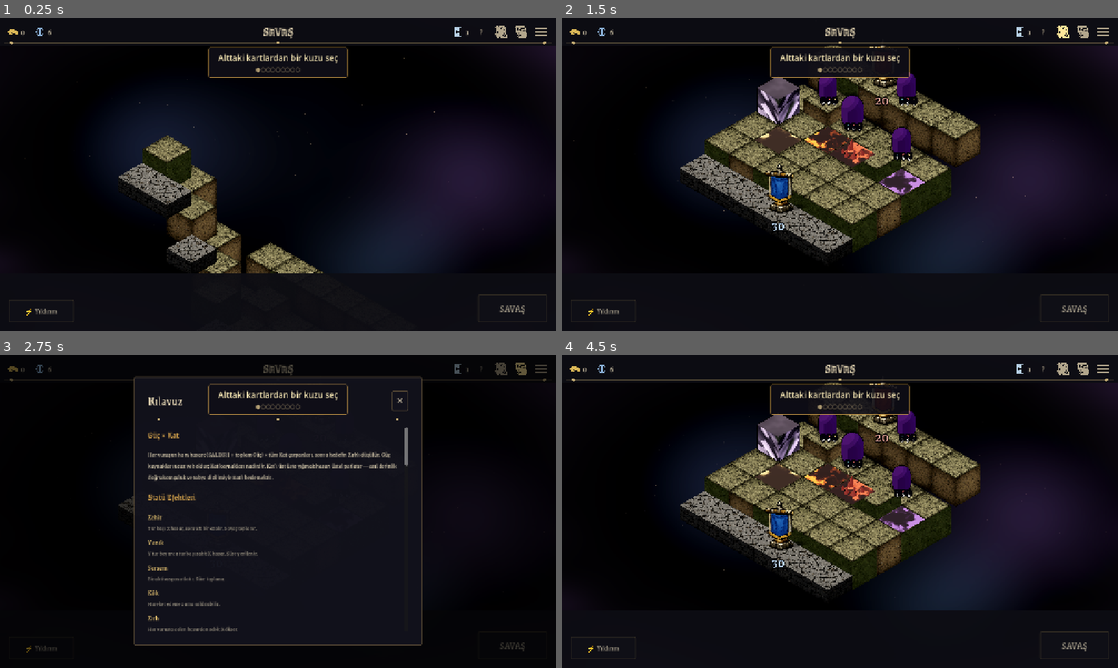
Above: before the commit, frames 1-4 (two rows, left to right).
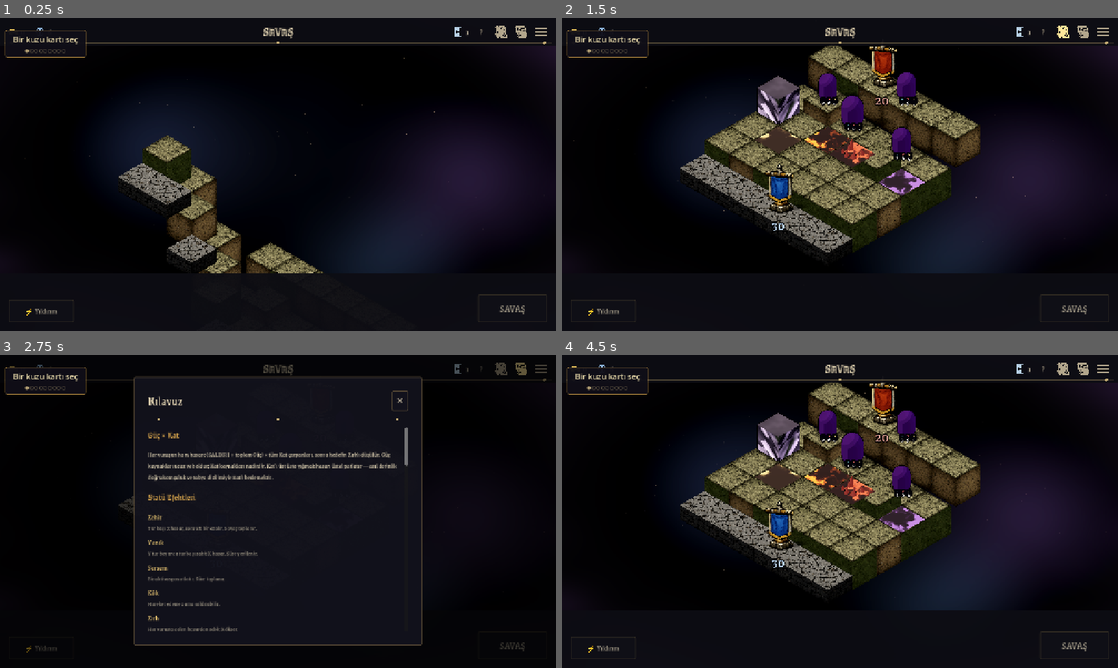
Above: after the commit, the same moments.

Repository: onryzici/isotile
Game: Godot game, scene res://scenes/battle_screen.tscn
Same seed, same stepped clock (60 frames per second), same inputs: the game is played once before the commit and once after it. This scene is started directly instead of the project's main scene.
Inputs (mouse positions are in pixels of both pictures, inside the frame that each line leads up to):
- Up to frame 1 (0.25 s): no input
- Up to frame 2 (1.5 s): click "?" at 0.5 s; click (1062, 30) at 1.25 s
- Up to frame 3 (2.75 s): click (522, 367) at 2 s
- Up to frame 4 (4.5 s): click "✕" at 2.75 s; click "?" at 3.5 s; click "✕" at 4.25 s

The runs differ from the first frame. In frame 1, 1.0% of the frame differs, in the area x 0-63%, y 4-20%; in frame 2, 1.8%; in frame 3, 0.9%; in frame 4, 1.8%.

Commit message:
Tutorial koçu: ok yerine SPOTLIGHT — ilgili bölge açık, gerisi karartılır
- tutorial_spotlight.gdshader: yumuşak kenarlı yuvarlatılmış delikli karartma
  (SDF round-rect + feather). Delik her kare mevcut adımın bölgesine oturur.
- Yazı balonu artık tepede değil, İLGİLİ BÖLGENİN hemen altında/üstünde
  (sığmazsa taraf değiştirir, ekran içinde kıskaçlanır). Ok/işaret kaldırıldı.
- Bölge sağlayıcıları rect döner: card_bar_rect (kart barının birleşimi),
  commander_rect, banner_screen_rect (taban+tepe unproject), yeni
  deploy_zone_screen_rect (oyuncu satırlarının ekran izdüşümü).
- "İzle" adımında karartma tamamen kapanır, yazı alt-ortaya iner.
- Movie-maker kare kaydıyla görsel doğrulandı (kart barı aydınlık, balon
  kartların üstünde).

Co-Authored-By: Claude Fable 5 <noreply@anthropic.com>

Diff:
--- /dev/null
+++ b/shaders/tutorial_spotlight.gdshader
@@ -0,0 +1,26 @@
+// Tutorial spotlight (gelistirme §3): ekran yarı saydam siyahla kapanır,
+// yalnız İLGİLİ bölge (yumuşak kenarlı yuvarlatılmış delik) açık kalır.
+// hole = (x, y, w, h) mantıksal ekran pikseli. w<=0 → delik yok (düz karartma;
+// koç istemiyorsa dim'i 0'a çeker).
+shader_type canvas_item;
+
+uniform vec4 hole = vec4(0.0, 0.0, 0.0, 0.0);
+uniform vec2 screen_size = vec2(1920.0, 1080.0);
+uniform float dim : hint_range(0.0, 1.0) = 0.55;
+uniform float feather = 34.0;
+uniform float rounding = 16.0;
+
+float sd_round_rect(vec2 p, vec2 c, vec2 half_sz, float r) {
+	vec2 d = abs(p - c) - half_sz + vec2(r);
+	return length(max(d, vec2(0.0))) + min(max(d.x, d.y), 0.0) - r;
+}
+
+void fragment() {
+	vec2 px = SCREEN_UV * screen_size;
+	float a = dim;
+	if (hole.z > 0.5) {
+		float d = sd_round_rect(px, hole.xy + hole.zw * 0.5, hole.zw * 0.5, rounding);
+		a = dim * smoothstep(0.0, feather, d);
+	}
+	COLOR = vec4(0.0, 0.0, 0.0, a);
+}
--- a/src/presentation/battle_screen.gd
+++ b/src/presentation/battle_screen.gd
@@ -889,12 +889,32 @@
 	_targeting = false
 	_refresh_overlays()
 
-## Düşman sancağının/boss'un ekran noktası (tutorial oku buraya işaret eder)
-func banner_screen_pos() -> Vector2:
+## Düşman sancağının/boss'un ekran bölgesi (tutorial spotlight'ı burayı açık bırakır)
+func banner_screen_rect() -> Rect2:
 	if _enemy_flag_view == null or not is_instance_valid(_enemy_flag_view):
-		return Vector2.ZERO
-	return camera_rig.camera.unproject_position(
-		_enemy_flag_view.position + Vector3(0, 1.0, 0))
+		return Rect2()
+	var cam := camera_rig.camera
+	var base := cam.unproject_position(_enemy_flag_view.position)
+	var tepe := cam.unproject_position(_enemy_flag_view.position + Vector3(0, 1.7, 0))
+	var r := Rect2(tepe, Vector2.ZERO).expand(base)
+	return r.grow_individual(85.0, 20.0, 85.0, 55.0)
+
+## Oyuncu dizilim bölgesinin (satır 1-2) ekran dikdörtgeni (tutorial spotlight)
+func deploy_zone_screen_rect() -> Rect2:
+	var cam := camera_rig.camera
+	var r := Rect2()
+	var first := true
+	for row in BoardDefs.PLAYER_ROWS:
+		for col in BoardDefs.COLS:
+			var coord := Vector2i(col, row)
+			var w := board.coord_to_world(coord)
+			var p := cam.unproject_position(Vector3(w.x, board.tile_top_y(coord), w.z))
+			if first:
+				r = Rect2(p, Vector2.ZERO)
+				first = false
+			else:
+				r = r.expand(p)
+	return r.grow(70.0)
 
 ## Tıklanan tile'daki düşmana yıldırım hasarı uygula
 func _commander_target(coord: Vector2i) -> void:
--- a/src/presentation/deployment_ui.gd
+++ b/src/presentation/deployment_ui.gd
@@ -30,17 +30,25 @@
 
 static var _howto_shown := false   # "Nasıl Oynanır" oturumda bir kez otomatik açılır
 
-## Tutorial ok çipaları (§3.3): koç bu noktalara işaret eder
-func card_bar_center() -> Vector2:
+## Tutorial spotlight bölgeleri (§3.3): koç bu dikdörtgenleri aydınlık bırakır
+func card_bar_rect() -> Rect2:
+	var r := Rect2()
+	var first := true
 	for c in _cards:
-		if is_instance_valid(c) and not c._deployed:
-			return c.get_global_rect().get_center()
-	return _cards[0].get_global_rect().get_center() if not _cards.is_empty() else Vector2.ZERO
-
-func commander_center() -> Vector2:
+		if not is_instance_valid(c):
+			continue
+		var g := c.get_global_rect()
+		if first:
+			r = g
+			first = false
+		else:
+			r = r.merge(g)
+	return r.grow(12.0)
+
+func commander_rect() -> Rect2:
 	if _cmd_button and is_instance_valid(_cmd_button):
-		return _cmd_button.get_global_rect().get_center()
-	return Vector2.ZERO
+		return _cmd_button.get_global_rect().grow(10.0)
+	return Rect2()
 var _root: Control
 var _cards: Array[UnitCard] = []
 var _mevzi_label: Label      # üst bar Mevzi değeri
--- a/src/presentation/tutorial_coach.gd
+++ b/src/presentation/tutorial_coach.gd
@@ -1,58 +1,60 @@
 class_name TutorialCoach
 extends Control
-## TUTORIAL SAVAŞI KOÇU (gelistirme §3.3, tam akış): ilk savaşta A'dan E'ye
-## elle yönlendirme. Kısa TEK cümlelik balon + hedefe İŞARET OKU; oyuncu adımı
-## YAPANA KADAR ilerlemez (gated). Tek-tık, net highlight (MoP şikayeti çözümü).
+## TUTORIAL SAVAŞI KOÇU (gelistirme §3.3): SPOTLIGHT yaklaşımı — ekran hafif
+## siyahla kararır, yalnız İLGİLİ bölge (yumuşak kenarlı delik) açık kalır;
+## kısa tek cümlelik yazı o bölgenin HEMEN YANINDA durur. Ok/işaret yok.
+## Oyuncu adımı YAPANA KADAR ilerlemez (gated); tek-tık.
 ##
-## Adımlar:
-##   A  kart seç → yeşil kareye koy
-##   B  SAVAŞ'a bas → çarpışmayı izle (HIZ sırası)
-##   C  düşman sancağı işaretlenir: "yık = kazan" (Tamam ile geçilir)
-##   D  yeni tur: yeni birim koy / birimi taşı / Kumandan yeteneği (Geç'lenebilir)
-##   E  sancak düşer → zafer; ödül tanıtımı RewardScreen'de sürer
-##
-## Zafer gelirse hangi adımda olursa olsun tamamlanır; yenilgide bayrak
-## yazılmaz → tutorial bir sonraki savaşta baştan gelir.
+## Adımlar: A kart seç / kareye koy · B SAVAŞ + izle · C sancak tanıtımı (Tamam)
+## · D yeni birim / taşı / Kumandan (Geç'lenebilir) · E sancağı yık → zafer.
+## Zafer gelirse hangi adımda olursa olsun tamamlanır.
 
 signal finished
 
-## gate: hangi olay ilerletir. arrow: her kare çağrılan ekran-noktası (ZERO = ok yok)
-## btn: balona eklenen mini buton ("Tamam"/"Geç")
 var _steps: Array = []
 var _step := 0
 var _awaiting_replace := false      # taşıma tespiti: recall → deploy dizisi
+var _dim: ColorRect
+var _dim_mat: ShaderMaterial
 var _panel: PanelContainer
 var _label: Label
 var _pips: Label
 var _btn: Button
-var _arrow_target := Vector2.ZERO
-var _t := 0.0
 var _done := false
 
-var _battle: Node                   # battle_screen (banner_screen_pos için)
+var _battle: Node
 var _ui: DeploymentUI
 
 func _ready() -> void:
 	set_anchors_preset(Control.PRESET_FULL_RECT)
 	mouse_filter = Control.MOUSE_FILTER_IGNORE
+	# karartma katmanı (tıklamayı YUTMAZ — gating zaten yanlış tıkı boşa düşürür)
+	_dim = ColorRect.new()
+	_dim.set_anchors_preset(Control.PRESET_FULL_RECT)
+	_dim.mouse_filter = Control.MOUSE_FILTER_IGNORE
+	_dim_mat = ShaderMaterial.new()
+	_dim_mat.shader = preload("res://shaders/tutorial_spotlight.gdshader")
+	_dim_mat.set_shader_parameter("screen_size", get_viewport_rect().size)
+	_dim.material = _dim_mat
+	add_child(_dim)
+	# yazı balonu (ilgili bölgenin yanına konumlanır)
 	_panel = PanelContainer.new()
 	var sb := StyleBoxFlat.new()
-	sb.bg_color = Color(0.06, 0.055, 0.09, 0.95)
+	sb.bg_color = Color(0.06, 0.055, 0.09, 0.96)
 	sb.border_color = Color(0.85, 0.65, 0.3)
 	sb.set_border_width_all(1)
 	sb.set_corner_radius_all(3)
-	sb.content_margin_left = 22
-	sb.content_margin_right = 22
-	sb.content_margin_top = 10
-	sb.content_margin_bottom = 10
+	sb.content_margin_left = 18
+	sb.content_margin_right = 18
+	sb.content_margin_top = 8
+	sb.content_margin_bottom = 8
 	_panel.add_theme_stylebox_override("panel", sb)
-	_panel.resized.connect(_recenter)
 	add_child(_panel)
 	var v := VBoxContainer.new()
 	v.add_theme_constant_override("separation", 4)
 	_panel.add_child(v)
 	_label = Label.new()
-	_label.add_theme_font_size_override("font_size", 19)
+	_label.add_theme_font_size_override("font_size", 18)
 	_label.add_theme_color_override("font_color", Color(0.96, 0.9, 0.7))
 	_label.horizontal_alignment = HORIZONTAL_ALIGNMENT_CENTER
 	v.add_child(_label)
@@ -61,7 +63,7 @@
 	row.add_theme_constant_override("separation", 12)
 	v.add_child(row)
 	_pips = Label.new()
-	_pips.add_theme_font_size_override("font_size", 13)
+	_pips.add_theme_font_size_override("font_size", 12)
 	_pips.add_theme_color_override("font_color", Color(0.7, 0.62, 0.45))
 	row.add_child(_pips)
 	_btn = Button.new()
@@ -71,36 +73,34 @@
 	_btn.pressed.connect(func() -> void: _gate(&"btn"))
 	row.add_child(_btn)
 	set_process(true)
-	# nabız
-	var tw := create_tween().set_loops()
-	tw.tween_property(_panel, "modulate:a", 0.85, 0.7).set_trans(Tween.TRANS_SINE)
-	tw.tween_property(_panel, "modulate:a", 1.0, 0.7).set_trans(Tween.TRANS_SINE)
-
-## battle_screen kurar: sinyaller + ok çipaları buradan
+
+## battle_screen kurar: sinyaller + spotlight bölge sağlayıcıları
 func attach(dep_ui: DeploymentUI, battle: Node) -> void:
 	_ui = dep_ui
 	_battle = battle
-	var kartlar := func() -> Vector2: return dep_ui.card_bar_center()
-	var savas := func() -> Vector2:
-		return dep_ui.battle_button.get_global_rect().get_center() \
-			if dep_ui.battle_button else Vector2.ZERO
-	var sancak := func() -> Vector2: return battle.banner_screen_pos()
-	var kumandan := func() -> Vector2: return dep_ui.commander_center()
-	var yok := func() -> Vector2: return Vector2.ZERO
+	var kartlar := func() -> Rect2: return dep_ui.card_bar_rect()
+	var savas := func() -> Rect2:
+		return dep_ui.battle_button.get_global_rect().grow(12.0) \
+			if dep_ui.battle_button else Rect2()
+	var sancak := func() -> Rect2: return battle.banner_screen_rect()
+	var kumandan := func() -> Rect2: return dep_ui.commander_rect()
+	var saha := func() -> Rect2: return battle.deploy_zone_screen_rect()
+	var yok := func() -> Rect2: return Rect2()
 	_steps = [
-		{"text": "Alttaki kartlardan bir kuzu seç", "gate": &"card", "arrow": kartlar},
-		{"text": "Yeşil parlayan kareye tıkla", "gate": &"deploy", "arrow": yok},
-		{"text": "SAVAŞ'a bas — turu başlat", "gate": &"battle", "arrow": savas},
-		{"text": "Kuzular HIZ sırasıyla kendiliğinden savaşır — izle", "gate": &"planning", "arrow": yok},
-		{"text": "Hedefin bu kırmızı sancak: onu yıkarsan kazanırsın", "gate": &"btn",
-			"arrow": sancak, "btn": "Tamam"},
-		{"text": "Her tur Mevzi yenilenir — yeni bir kuzu dizebilirsin", "gate": &"deploy",
-			"arrow": kartlar, "btn": "Geç →"},
-		{"text": "Yerleşmiş kuzuya tıkla, başka kareye taşı", "gate": &"move",
-			"arrow": yok, "btn": "Geç →"},
-		{"text": "Kumandan yeteneğin Yıldırım: bas ve bir düşman seç", "gate": &"commander",
-			"arrow": kumandan, "btn": "Geç →"},
-		{"text": "Sancak düşene dek savaş — SAVAŞ'a bas", "gate": &"win", "arrow": sancak},
+		{"text": "Bir kuzu kartı seç", "gate": &"card", "rect": kartlar},
+		{"text": "Yeşil parlayan karelerden birine tıkla", "gate": &"deploy", "rect": saha},
+		{"text": "SAVAŞ'a bas — turu başlat", "gate": &"battle", "rect": savas},
+		{"text": "Kuzular HIZ sırasıyla kendiliğinden savaşır — izle",
+			"gate": &"planning", "rect": yok, "nodim": true},
+		{"text": "Hedefin bu sancak: onu yıkarsan kazanırsın", "gate": &"btn",
+			"rect": sancak, "btn": "Tamam"},
+		{"text": "Her tur Mevzi yenilenir — yeni bir kuzu dizebilirsin",
+			"gate": &"deploy", "rect": kartlar, "btn": "Geç →"},
+		{"text": "Yerleşmiş kuzuya tıkla, başka kareye taşı",
+			"gate": &"move", "rect": saha, "btn": "Geç →"},
+		{"text": "Kumandan yeteneğin Yıldırım: bas ve bir düşman seç",
+			"gate": &"commander", "rect": kumandan, "btn": "Geç →"},
+		{"text": "Sancak düşene dek savaş — SAVAŞ'a bas", "gate": &"win", "rect": savas},
 	]
 	dep_ui.card_pressed.connect(func(_i: int) -> void: _gate(&"card"))
 	dep_ui.battle_pressed.connect(func() -> void: _gate(&"battle"))
@@ -109,12 +109,12 @@
 		_awaiting_replace = true)
 	EventBus.commander_used.connect(func() -> void: _gate(&"commander"))
 	EventBus.battle_finished.connect(_on_battle_finished)
-	# koç konuşurken üstteki genel ipucu yazısı susar (aynı yere çakışıyordu)
+	# koç konuşurken üstteki genel ipucu yazısı susar
 	if dep_ui._hint:
 		dep_ui._hint.visible = false
 	_show_step()
 
-## battle_screen._enter_planning çağırır (tur çözümü bitti, planlama döndü)
+## battle_screen._enter_planning çağırır (tur çözümü bitti)
 func on_planning() -> void:
 	_gate(&"planning")
 
@@ -139,11 +139,6 @@
 	if _step >= _steps.size():
 		return   # son adım (&"win") battle_finished ile kapanır
 	_show_step()
-	_panel.pivot_offset = _panel.size * 0.5
-	_panel.scale = Vector2(1.06, 1.06)
-	var tw := _panel.create_tween()
-	tw.tween_property(_panel, "scale", Vector2.ONE, 0.18) \
-		.set_trans(Tween.TRANS_BACK).set_ease(Tween.EASE_OUT)
 
 func _show_step() -> void:
 	var s: Dictionary = _steps[_step]
@@ -155,10 +150,35 @@
 	for i in _steps.size():
 		pip += "●" if i <= _step else "○"
 	_pips.text = pip
-
-func _recenter() -> void:
-	_panel.position = Vector2(
-		(get_viewport_rect().size.x - _panel.size.x) * 0.5, 68.0)
+	# yumuşak geçiş: balon kısa fade
+	_panel.modulate.a = 0.0
+	create_tween().tween_property(_panel, "modulate:a", 1.0, 0.2)
+
+# ---------------------------------------------------- spotlight + yerleşim
+
+## Her kare: mevcut adımın bölgesini karartma deliğine + balonu bölge yanına
+func _process(_dt: float) -> void:
+	if _done or _step >= _steps.size():
+		return
+	var s: Dictionary = _steps[_step]
+	var r: Rect2 = (s["rect"] as Callable).call()
+	var vp := get_viewport_rect().size
+	_dim_mat.set_shader_parameter("screen_size", vp)
+	if s.get("nodim", false) or r.size.x <= 0.0:
+		# hedefsiz adım ("izle"): karartma yok, yazı alt-ortada süzülür
+		_dim_mat.set_shader_parameter("dim", 0.0)
+		_panel.position = Vector2((vp.x - _panel.size.x) * 0.5, vp.y - 250.0)
+		return
+	_dim_mat.set_shader_parameter("dim", 0.55)
+	_dim_mat.set_shader_parameter("hole", Vector4(r.position.x, r.position.y,
+		r.size.x, r.size.y))
+	# balon: bölgenin altına sığıyorsa altına, yoksa üstüne; x ekseninde kıskaçla
+	var px := clampf(r.get_center().x - _panel.size.x * 0.5,
+		12.0, vp.x - _panel.size.x - 12.0)
+	var py := r.end.y + 16.0
+	if py + _panel.size.y > vp.y - 12.0:
+		py = r.position.y - _panel.size.y - 16.0
+	_panel.position = Vector2(px, maxf(12.0, py))
 
 func _complete() -> void:
 	if _done:
@@ -168,40 +188,13 @@
 	GameState.tutorial_just_done = true   # ödül + harita tanıtımı devam eder
 	GameState.save_meta()
 	finished.emit()
-	_arrow_target = Vector2.ZERO
 	_label.text = "Sancak düştü — zafer!"
 	_btn.visible = false
 	_pips.text = ""
+	_dim_mat.set_shader_parameter("dim", 0.0)
+	var vp := get_viewport_rect().size
+	_panel.position = Vector2((vp.x - _panel.size.x) * 0.5, vp.y - 250.0)
 	var tw := create_tween()
 	tw.tween_interval(1.4)
 	tw.tween_property(self, "modulate:a", 0.0, 0.5)
 	tw.tween_callback(queue_free)
-
-# ------------------------------------------------------------------ işaret oku
-
-func _process(dt: float) -> void:
-	_t += dt
-	if _done or _step >= _steps.size():
-		return
-	var cb: Callable = _steps[_step]["arrow"]
-	_arrow_target = cb.call()
-	queue_redraw()
-
-## Balondan hedefe süzülen ok: gövde çizgisi + hedefe doğru zıplayan uç
-func _draw() -> void:
-	if _done or _arrow_target == Vector2.ZERO:
-		return
-	var from := _panel.position + Vector2(_panel.size.x * 0.5, _panel.size.y)
-	var to := _arrow_target
-	if to.distance_to(from) < 60.0:
-		return
-	var dir := (to - from).normalized()
-	var bob := sin(_t * 5.0) * 7.0
-	var tip := to - dir * (26.0 - bob)
-	var tail := from + dir * 10.0
-	var col := Color(0.95, 0.78, 0.35, 0.9)
-	draw_line(tail, tip - dir * 14.0, Color(col.r, col.g, col.b, 0.45), 3.0, true)
-	# uç üçgeni
-	var n := dir.rotated(PI * 0.5) * 9.0
-	var base := tip - dir * 18.0
-	draw_colored_polygon(PackedVector2Array([tip, base + n, base - n]), col)
Not shown, added: shaders/tutorial_spotlight.gdshader.uid
Not shown, changed: icerik.md
